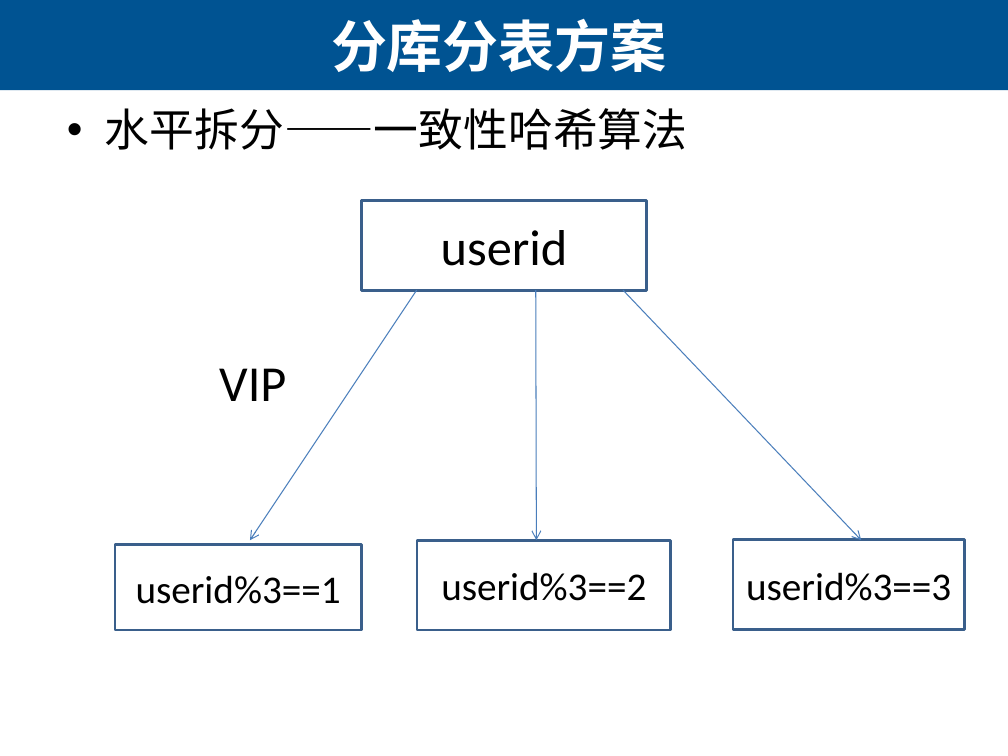
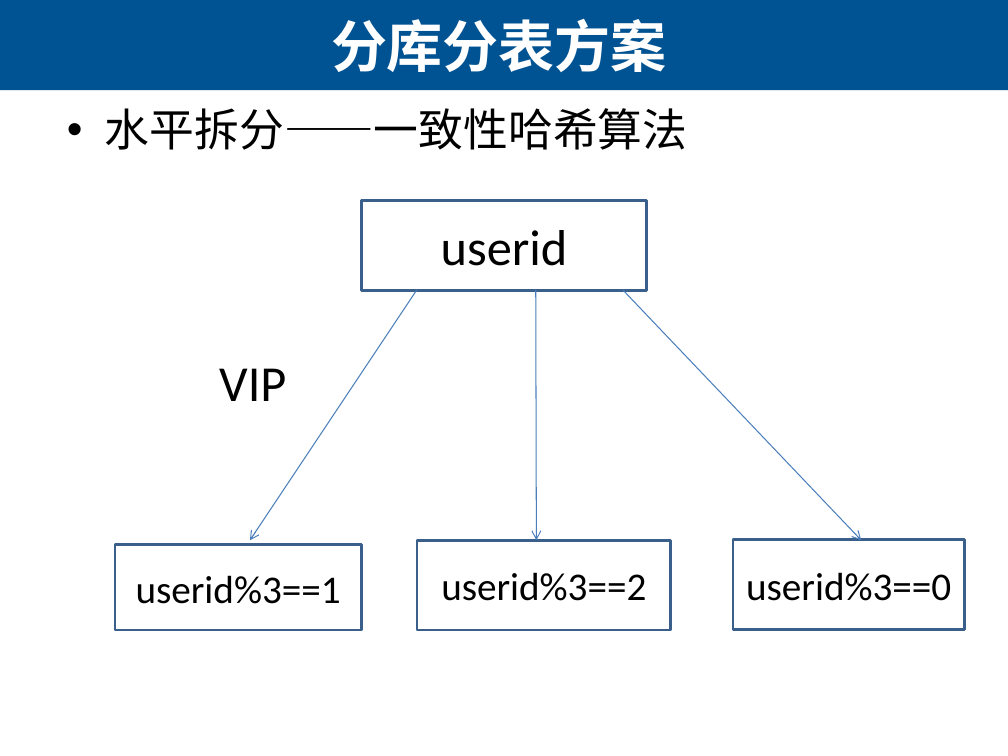
Before and after one commit to lihuanzhen/load-testing, a slide deck: slide 11 of 27 数据库架构设计.pptx. Drawn at 1008x756 pixels with LibreOffice and Linux fonts; fonts in the diff are those of the drawing. Boxes give left, top, right and bottom in pixels: in the first picture for what was removed or moved away, otherwise in the second. Text is boxed around its words. In the diff, an @@ line names an element or a change of style, - is before the commit and + after.

```diff
--- a/27 数据库架构设计.pptx
+++ b/27 数据库架构设计.pptx
@@ text in rectangle at [746,572,951,601]: text changed @@
-userid%3==3
+userid%3==0
```
Also in this commit, not shown: 2 other files.
